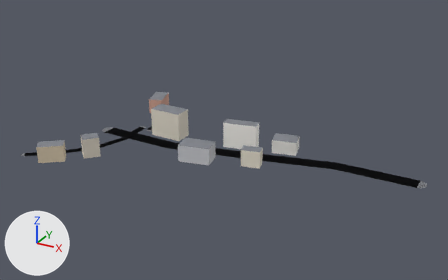
Renders of the glTF model apps/client/public/cities/moscow_synth/tiles/1_0.glb from each side of a commit.
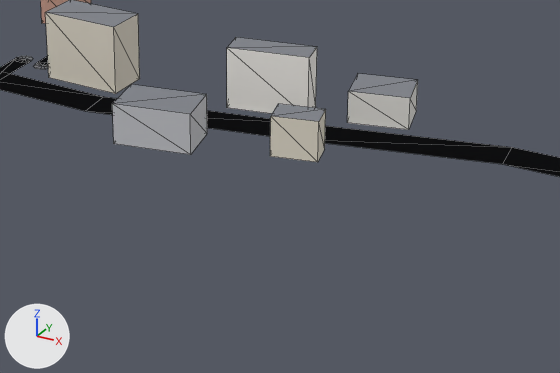
The first picture shows the older version from a 50 mm camera at (676.0, -572.0, 263.0) aimed at (408.0, -85.0, 20.0). The close-ups show the older and then the newer version on the part from 30% to 80% of the width and 37% to 90% of the height of that picture. Only the edits that show in the close-ups are written down. Lighting does not change. The marker at lower left points along +X, +Y and +Z. The close-ups show mesh edges as thin lines. Vertices at exactly the same position are counted once.

Script lines for the objects in view, before the commit:
```python
me_mesh_0 = bpy.data.meshes.new('Mesh_0')
me_mesh_0.from_pydata(...)  # 154 vertices, 158 faces; spans x 225.0..597.0, y -182.0..12.0, z 0.0..30.0
# faces by material slot: [78, 64, 16]
me_mesh_0.materials.append(mat_road)
me_mesh_0.materials.append(mat_facade)
me_mesh_0.materials.append(mat_roof)
ob_mesh_0 = bpy.data.objects.new('Mesh_0', me_mesh_0)
ob_mesh_0.location = (0.0, 0.0, 0.0)
```
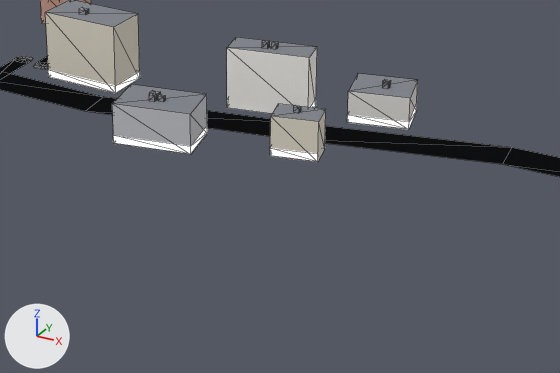
Location of each change, [x1, y1, x2, y2] in pixels of the close-ups (560 x 373 px):
part 1 of me_mesh_0, added
    after: [41, 7, 417, 161]

What changed in the scene script:
```text
Add mat_shop:
    mat_shop = bpy.data.materials.new('shop')
    mat_shop.use_nodes = True; mat_shop.node_tree.nodes.clear()
    _N = mat_shop.node_tree.nodes; _L = mat_shop.node_tree.links
    n0 = _N.new('ShaderNodeBsdfPrincipled'); n0.name = 'Principled BSDF'
    n0.inputs[28].default_value = 1.0  # 'Emission Strength'
    n1 = _N.new('ShaderNodeOutputMaterial'); n1.name = 'Material Output'
    n2 = _N.new('ShaderNodeVertexColor'); n2.name = 'Color Attribute'
    _L.new(n0.outputs[0], n1.inputs[0])  # 'BSDF' to 'Surface'
    _L.new(n2.outputs[0], n0.inputs[0])  # 'Color' to 'Base Color'
Change me_mesh_0:
    used by ob_mesh_0; location = (0.0, 0.0, 0.0)
    remove me_mesh_0.from_pydata(...)  # 154 vertices, 158 faces; spans x 225.0..597.0, y -182.0..12.0, z 0.0..30.0
    add me_mesh_0.from_pydata(...)  # 350 vertices, 334 faces; spans x 225.0..597.0, y -182.0..12.0, z 0.0..32.0
    me_mesh_0 part 1
    138 vertices are added at x 247.0..468.0, y -182.0..12.0, z 0.0..32.0
    46 new vertices lie (0.0, 0.0, 4.0) away from vertices in x 247.0..468.0, y -182.0..12.0, z 0.0
    12 new vertices lie (4.0, 0.0, 0.0) away from vertices in x 274.0..325.0, y -144.0..-1.0, z 17.0..32.0
    130 new faces join them, mat_roof
    46 new faces join them, mat_shop
    add me_mesh_0.materials.append(mat_shop)
```
